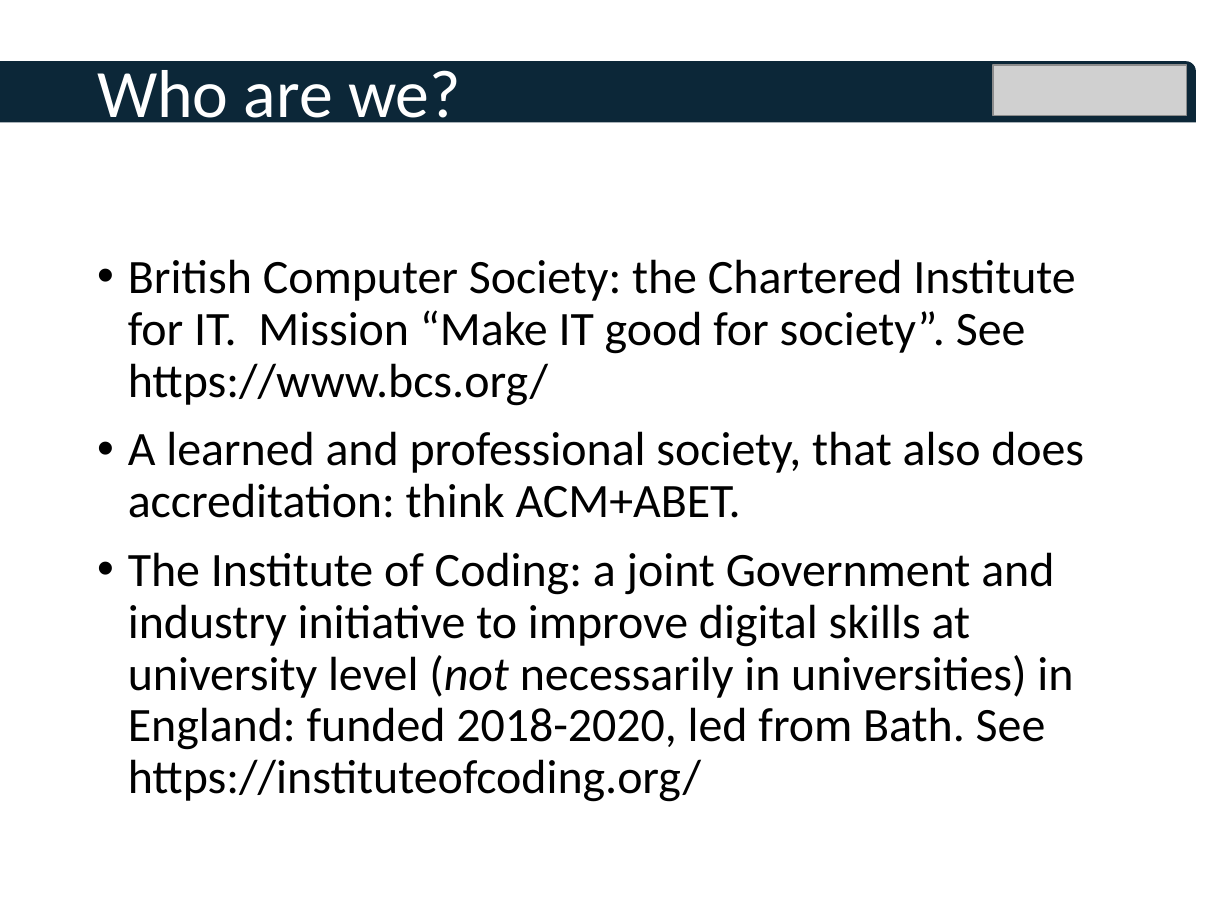
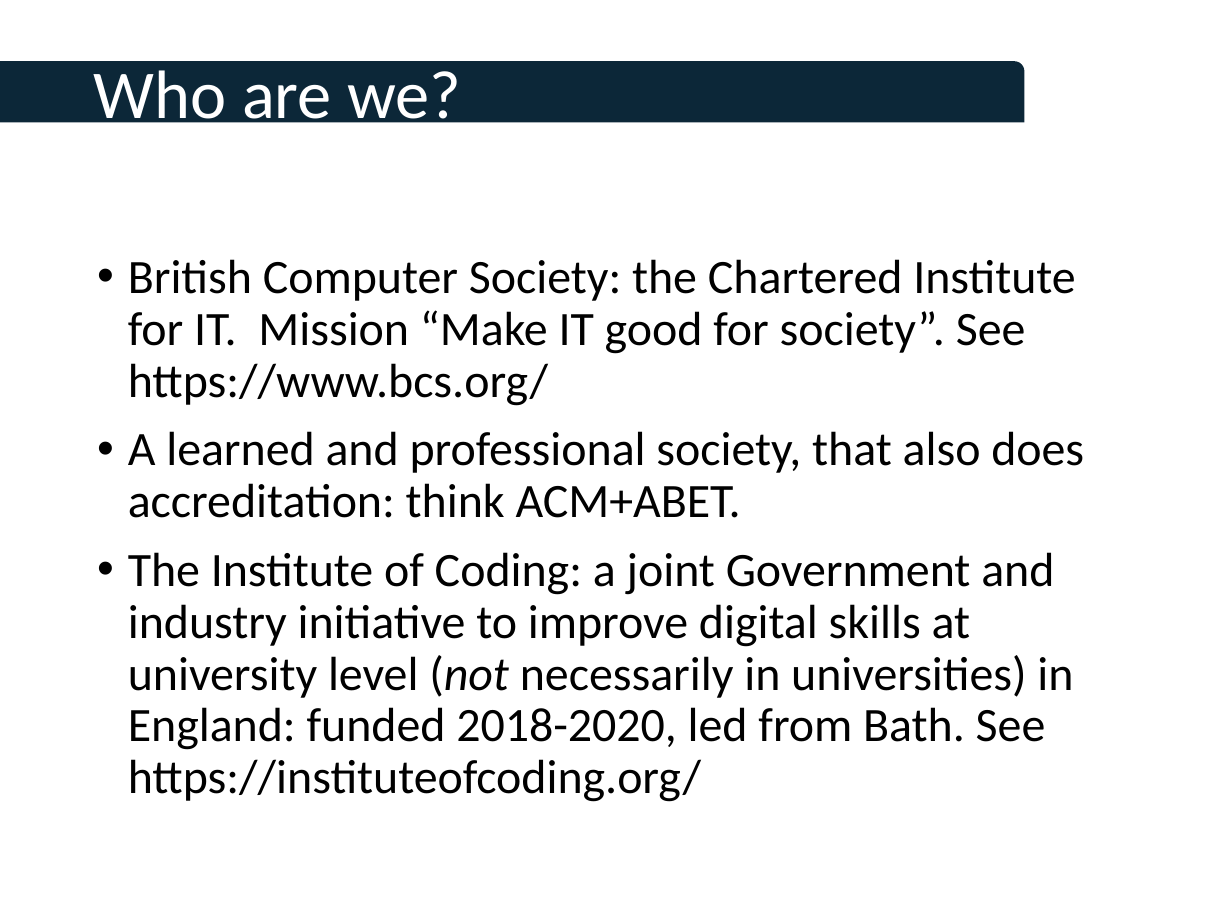
Before and after one commit to tomcrick/FIE2019, a slide deck: slide 2 of TalkatFI2019.pptx. Drawn at 1232x924 pixels with LibreOffice and Linux fonts; fonts in the diff are those of the drawing; grey boxes stand for pictures; background and template pictures are left out. Boxes give left, top, right and bottom in pixels: in the first picture for what was removed or moved away, otherwise in the second. Text is boxed around its words. In the diff, an @@ line names an element or a change of style, - is before the commit and + after.

```diff
--- a/TalkatFI2019.pptx
+++ b/TalkatFI2019.pptx
@@ text "Who are we?" at (x1=94, y1=70, x2=461, y2=134): size 39.6 to 40 pt; more space between paragraphs; vertical alignment middle to top @@
@@ round rect removed at (x1=0, y1=62, x2=1196, y2=123) @@
@@ round rect added at (x1=0, y1=62, x2=1025, y2=123), fill #0C2738 @@
@@ picture removed at (x1=993, y1=65, x2=1186, y2=116) @@
```
Also in this commit, not shown: 10 other slides changed.
